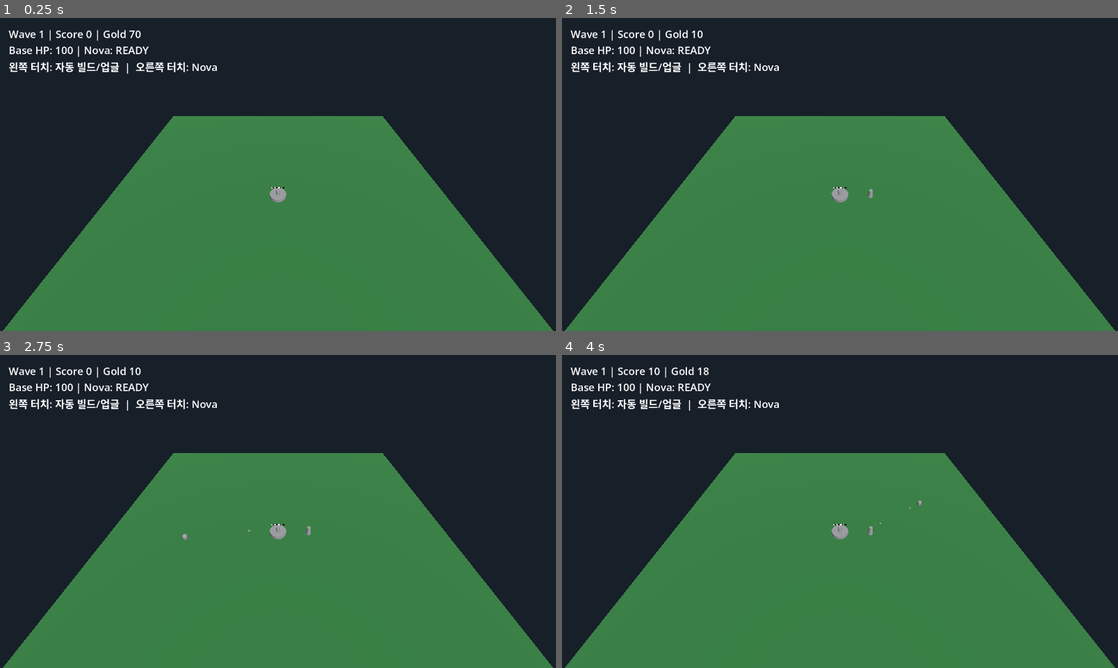
Above: before the commit, frames 1-4 (two rows, left to right).
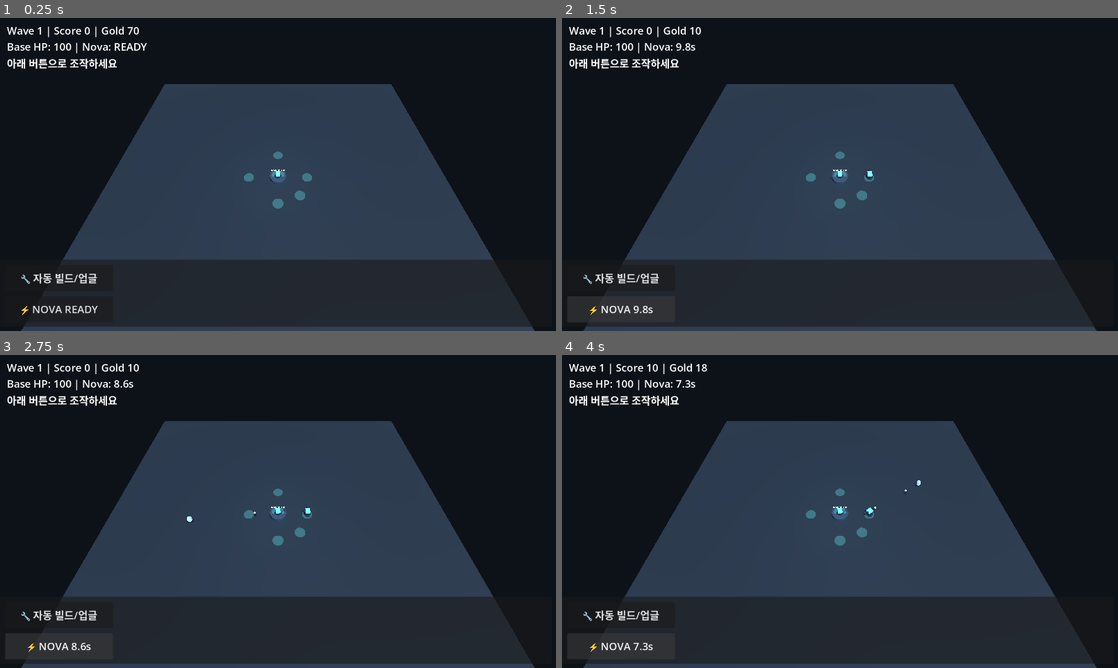
Above: after the commit, the same moments.

Repository: NoohTansony/godot-3d-defense-web
Game: Godot game, scene res://scenes/main.tscn
Same seed, same stepped clock (60 frames per second), same inputs: the game is played once before the commit and once after it.
Inputs (mouse positions are in pixels of both pictures, inside the frame that each line leads up to):
- Up to frame 1 (0.25 s): no input
- Up to frame 2 (1.5 s): click (623, 277) at 0.5 s, where only the run after the commit has a clickable "🔧 자동 빌드/업글"; click (623, 309) at 1.25 s, where only the run after the commit has a clickable "⚡ NOVA READY"
- Up to frame 3 (2.75 s): click (61, 646) at 2 s, where only the run after the commit has a clickable "⚡ NOVA 9.3s"
- Up to frame 4 (4 s): click (623, 646) at 2.75 s, where only the run after the commit has a clickable "⚡ NOVA 8.6s"; click (623, 646) at 3.5 s, where only the run after the commit has a clickable "⚡ NOVA 7.8s"

The runs differ from the first frame. In frame 1, 55% of the frame differs, in the area x 0-100%, y 2-100%; in frame 2, 55%; in frame 3, 55%; in frame 4, 55%.
Error before the commit: Invalid access to property or key 'theme_override_font_sizes' on a base object of type 'Label'. (res://scripts/main.gd:67)
Error after the commit: Invalid access to property or key 'theme_override_font_sizes' on a base object of type 'Label'. (res://scripts/main.gd:73)

Commit message:
Visual overhaul + clear mobile UI buttons for build/upgrade and nova

Diff:
--- a/scenes/bullet.tscn
+++ b/scenes/bullet.tscn
@@ -1,13 +1,18 @@
-[gd_scene load_steps=4 format=3]
+[gd_scene load_steps=5 format=3]
 
 [ext_resource type="Script" path="res://scripts/bullet.gd" id="1"]
 
 [sub_resource type="SphereMesh" id="1"]
-radius = 0.15
-height = 0.3
+radius = 0.16
+height = 0.32
 
 [sub_resource type="SphereShape3D" id="2"]
 radius = 0.2
+
+[sub_resource type="StandardMaterial3D" id="3"]
+albedo_color = Color(0.55, 0.92, 1, 1)
+emission_enabled = true
+emission = Color(0.2, 0.5, 0.65, 1)
 
 [node name="Bullet" type="Area3D"]
 script = ExtResource("1")
@@ -17,3 +22,4 @@
 
 [node name="MeshInstance3D" type="MeshInstance3D" parent="."]
 mesh = SubResource("1")
+material_override = SubResource("3")
--- a/scenes/enemy.tscn
+++ b/scenes/enemy.tscn
@@ -6,8 +6,24 @@
 radius = 0.35
 height = 1.0
 
+[sub_resource type="SphereMesh" id="2"]
+radius = 0.08
+height = 0.16
+
+[sub_resource type="StandardMaterial3D" id="3"]
+albedo_color = Color(0.5, 0.7, 0.95, 1)
+
 [node name="Enemy" type="CharacterBody3D"]
 script = ExtResource("1")
 
 [node name="Body" type="MeshInstance3D" parent="."]
 mesh = SubResource("1")
+material_override = SubResource("3")
+
+[node name="EyeL" type="MeshInstance3D" parent="Body"]
+position = Vector3(-0.11, 0.27, -0.28)
+mesh = SubResource("2")
+
+[node name="EyeR" type="MeshInstance3D" parent="Body"]
+position = Vector3(0.11, 0.27, -0.28)
+mesh = SubResource("2")
--- a/scenes/main.tscn
+++ b/scenes/main.tscn
@@ -7,20 +7,44 @@
 
 [sub_resource type="Environment" id="1"]
 background_mode = 1
-background_color = Color(0.09, 0.12, 0.16, 1)
+background_color = Color(0.05, 0.07, 0.1, 1)
 ambient_light_source = 2
-ambient_light_color = Color(0.5, 0.53, 0.6, 1)
+ambient_light_color = Color(0.53, 0.58, 0.7, 1)
+ambient_light_energy = 0.7
 
 [sub_resource type="StandardMaterial3D" id="2"]
-albedo_color = Color(0.18, 0.45, 0.22, 1)
+albedo_color = Color(0.09, 0.13, 0.17, 1)
+roughness = 0.85
 
-[sub_resource type="PlaneMesh" id="3"]
-size = Vector2(50, 50)
+[sub_resource type="StandardMaterial3D" id="3"]
+albedo_color = Color(0.2, 0.26, 0.33, 1)
+metallic = 0.35
+roughness = 0.45
 
-[sub_resource type="CylinderMesh" id="4"]
-height = 1.0
-bottom_radius = 1.2
-top_radius = 1.2
+[sub_resource type="StandardMaterial3D" id="4"]
+albedo_color = Color(0.22, 0.8, 0.95, 0.3)
+transparency = 1
+emission_enabled = true
+emission = Color(0.11, 0.39, 0.45, 1)
+
+[sub_resource type="PlaneMesh" id="5"]
+size = Vector2(52, 52)
+
+[sub_resource type="CylinderMesh" id="6"]
+height = 1.1
+bottom_radius = 1.25
+top_radius = 1.25
+
+[sub_resource type="TorusMesh" id="7"]
+ring_radius = 2.1
+pipe_radius = 0.12
+rings = 48
+ring_segments = 16
+
+[sub_resource type="CylinderMesh" id="8"]
+height = 0.08
+bottom_radius = 0.78
+top_radius = 0.78
 
 [node name="Main" type="Node3D"]
 script = ExtResource("1")
@@ -31,30 +55,76 @@
 environment = SubResource("1")
 
 [node name="Sun" type="DirectionalLight3D" parent="."]
-rotation = Vector3(-0.9, 0.4, 0)
-light_energy = 1.2
+rotation = Vector3(-0.92, 0.4, 0)
+light_energy = 1.4
+shadow_enabled = true
+
+[node name="FillLight" type="OmniLight3D" parent="."]
+position = Vector3(0, 7, 0)
+light_color = Color(0.35, 0.55, 0.7, 1)
+light_energy = 1.8
+omni_range = 24.0
 
 [node name="Camera3D" type="Camera3D" parent="."]
-position = Vector3(0, 23, 20)
-rotation = Vector3(-0.75, 0, 0)
+position = Vector3(0, 26, 18)
+rotation = Vector3(-0.95, 0, 0)
 current = true
 
 [node name="Ground" type="MeshInstance3D" parent="."]
-mesh = SubResource("3")
+mesh = SubResource("5")
 material_override = SubResource("2")
 
 [node name="Base" type="Node3D" parent="."]
 script = ExtResource("2")
 
 [node name="MeshInstance3D" type="MeshInstance3D" parent="Base"]
-mesh = SubResource("4")
+mesh = SubResource("6")
+material_override = SubResource("3")
+
+[node name="Aura" type="MeshInstance3D" parent="Base"]
+position = Vector3(0, 0.6, 0)
+rotation = Vector3(1.5708, 0, 0)
+mesh = SubResource("7")
+material_override = SubResource("4")
 
 [node name="HPLabel3D" type="Label3D" parent="Base"]
-position = Vector3(0, 1.8, 0)
+position = Vector3(0, 1.9, 0)
 pixel_size = 0.01
 text = "BASE HP: 100"
 
 [node name="Turrets" type="Node3D" parent="."]
+
+[node name="SlotMarkers" type="Node3D" parent="."]
+
+[node name="Slot1" type="MeshInstance3D" parent="SlotMarkers"]
+position = Vector3(0, 0.05, 0)
+mesh = SubResource("8")
+material_override = SubResource("4")
+
+[node name="Slot2" type="MeshInstance3D" parent="SlotMarkers"]
+position = Vector3(4.5, 0.05, 0)
+mesh = SubResource("8")
+material_override = SubResource("4")
+
+[node name="Slot3" type="MeshInstance3D" parent="SlotMarkers"]
+position = Vector3(-4.5, 0.05, 0)
+mesh = SubResource("8")
+material_override = SubResource("4")
+
+[node name="Slot4" type="MeshInstance3D" parent="SlotMarkers"]
+position = Vector3(0, 0.05, 4.5)
+mesh = SubResource("8")
+material_override = SubResource("4")
+
+[node name="Slot5" type="MeshInstance3D" parent="SlotMarkers"]
+position = Vector3(0, 0.05, -4.5)
+mesh = SubResource("8")
+material_override = SubResource("4")
+
+[node name="Slot6" type="MeshInstance3D" parent="SlotMarkers"]
+position = Vector3(3.2, 0.05, 3.2)
+mesh = SubResource("8")
+material_override = SubResource("4")
 
 [node name="Enemies" type="Node3D" parent="."]
 
@@ -69,9 +139,35 @@
 [node name="CanvasLayer" type="CanvasLayer" parent="."]
 
 [node name="InfoLabel" type="Label" parent="CanvasLayer"]
-offset_left = 20.0
-offset_top = 20.0
-offset_right = 620.0
-offset_bottom = 120.0
+offset_left = 16.0
+offset_top = 12.0
+offset_right = 1060.0
+offset_bottom = 118.0
 theme_override_font_sizes/font_size = 24
 text = "준비중"
+
+[node name="MobilePanel" type="Panel" parent="CanvasLayer"]
+anchors_preset = 12
+anchor_top = 1.0
+anchor_right = 1.0
+anchor_bottom = 1.0
+offset_top = -164.0
+offset_right = -10.0
+offset_bottom = -10.0
+grow_horizontal = 2
+
+[node name="BuildButton" type="Button" parent="CanvasLayer/MobilePanel"]
+offset_left = 12.0
+offset_top = 12.0
+offset_right = 260.0
+offset_bottom = 72.0
+theme_override_font_sizes/font_size = 24
+text = "🔧 자동 빌드/업글"
+
+[node name="NovaButton" type="Button" parent="CanvasLayer/MobilePanel"]
+offset_left = 12.0
+offset_top = 84.0
+offset_right = 260.0
+offset_bottom = 144.0
+theme_override_font_sizes/font_size = 24
+text = "⚡ NOVA"
--- a/scenes/turret.tscn
+++ b/scenes/turret.tscn
@@ -1,16 +1,45 @@
-[gd_scene load_steps=4 format=3]
+[gd_scene load_steps=8 format=3]
 
 [ext_resource type="Script" path="res://scripts/turret.gd" id="1"]
 [ext_resource type="PackedScene" path="res://scenes/bullet.tscn" id="2"]
 
 [sub_resource type="CylinderMesh" id="1"]
-height = 1.2
-bottom_radius = 0.4
-top_radius = 0.25
+height = 0.5
+bottom_radius = 0.55
+top_radius = 0.5
+
+[sub_resource type="BoxMesh" id="2"]
+size = Vector3(0.7, 0.45, 0.7)
+
+[sub_resource type="BoxMesh" id="3"]
+size = Vector3(0.18, 0.18, 0.95)
+
+[sub_resource type="StandardMaterial3D" id="4"]
+albedo_color = Color(0.18, 0.22, 0.28, 1)
+metallic = 0.45
+roughness = 0.35
+
+[sub_resource type="StandardMaterial3D" id="5"]
+albedo_color = Color(0.33, 0.77, 1, 1)
+emission_enabled = true
+emission = Color(0.08, 0.2, 0.28, 1)
 
 [node name="Turret" type="Node3D"]
 script = ExtResource("1")
 bullet_scene = ExtResource("2")
 
-[node name="MeshInstance3D" type="MeshInstance3D" parent="."]
+[node name="BaseMesh" type="MeshInstance3D" parent="."]
 mesh = SubResource("1")
+material_override = SubResource("4")
+
+[node name="HeadPivot" type="Node3D" parent="."]
+position = Vector3(0, 0.38, 0)
+
+[node name="HeadMesh" type="MeshInstance3D" parent="HeadPivot"]
+mesh = SubResource("2")
+material_override = SubResource("5")
+
+[node name="Barrel" type="MeshInstance3D" parent="HeadPivot"]
+position = Vector3(0, 0, -0.55)
+mesh = SubResource("3")
+material_override = SubResource("4")
--- a/scripts/main.gd
+++ b/scripts/main.gd
@@ -12,6 +12,9 @@
 @onready var ui_label: Label = $CanvasLayer/InfoLabel
 @onready var spawn_timer: Timer = $SpawnTimer
 @onready var wave_timer: Timer = $WaveTimer
+@onready var mobile_panel: Panel = $CanvasLayer/MobilePanel
+@onready var build_button: Button = $CanvasLayer/MobilePanel/BuildButton
+@onready var nova_button: Button = $CanvasLayer/MobilePanel/NovaButton
 
 var wave := 1
 var spawned_in_wave := 0
@@ -50,7 +53,10 @@
 	placed_turrets.resize(build_slots.size())
 	_build_turret_at_slot(0)
 
+	mobile_panel.visible = is_mobile_mode
 	if is_mobile_mode:
+		build_button.pressed.connect(_mobile_auto_build_or_upgrade)
+		nova_button.pressed.connect(_cast_nova_skill)
 		_apply_mobile_tuning()
 
 	_update_ui("Wave 1 시작")
@@ -226,7 +232,8 @@
 	var hp_text = "Base HP: %d" % int(base.hp)
 	var cd_text = "Nova: READY" if skill_cd <= 0.0 else "Nova: %.1fs" % skill_cd
 	if is_mobile_mode:
-		ui_label.text = "Wave %d | Score %d | Gold %d\n%s | %s\n왼쪽 터치: 자동 빌드/업글  |  오른쪽 터치: Nova" % [wave, score, gold, hp_text, cd_text]
+		nova_button.text = "⚡ NOVA READY" if skill_cd <= 0.0 else "⚡ NOVA %.1fs" % skill_cd
+		ui_label.text = "Wave %d | Score %d | Gold %d\n%s | %s\n아래 버튼으로 조작하세요" % [wave, score, gold, hp_text, cd_text]
 	else:
 		ui_label.text = "Wave %d | Score %d | Gold %d\n%s | %s\nBuild 1-6 (%dG) / Upgrade QWERTY (%dG) / Space Nova" % [wave, score, gold, hp_text, cd_text, turret_cost, turret_upgrade_cost]
 
--- a/scripts/turret.gd
+++ b/scripts/turret.gd
@@ -11,14 +11,24 @@
 var level := 1
 var bullet_damage := 10
 
+@onready var head_pivot: Node3D = $HeadPivot
+
 func _process(delta: float) -> void:
 	cooldown -= delta
 	var target = _find_target()
 	if target:
-		look_at(target.global_position, Vector3.UP)
+		_aim_at(target.global_position)
 		if cooldown <= 0.0:
 			_fire(target)
 			cooldown = fire_rate
+
+func _aim_at(target_pos: Vector3) -> void:
+	var dir = target_pos - global_position
+	dir.y = 0
+	if dir.length() < 0.001:
+		return
+	var yaw = atan2(dir.x, dir.z)
+	head_pivot.rotation.y = yaw
 
 func _find_target() -> Node3D:
 	var best: Node3D = null
@@ -36,7 +46,7 @@
 	if bullet_scene == null:
 		return
 	var b = bullet_scene.instantiate()
-	b.global_position = global_position + Vector3(0, 0.5, 0)
+	b.global_position = head_pivot.global_position + (-head_pivot.global_basis.z) * 0.7 + Vector3(0, 0.12, 0)
 	b.target = target
 	b.set("damage", bullet_damage)
 	get_tree().current_scene.add_child(b)
Not shown: 1 places in scenes/enemy.tscn that only renumber resources
Not shown: 1 places in scenes/main.tscn that only renumber resources
Not shown, changed: dist/index.html
Not shown, changed: dist/index.pck
